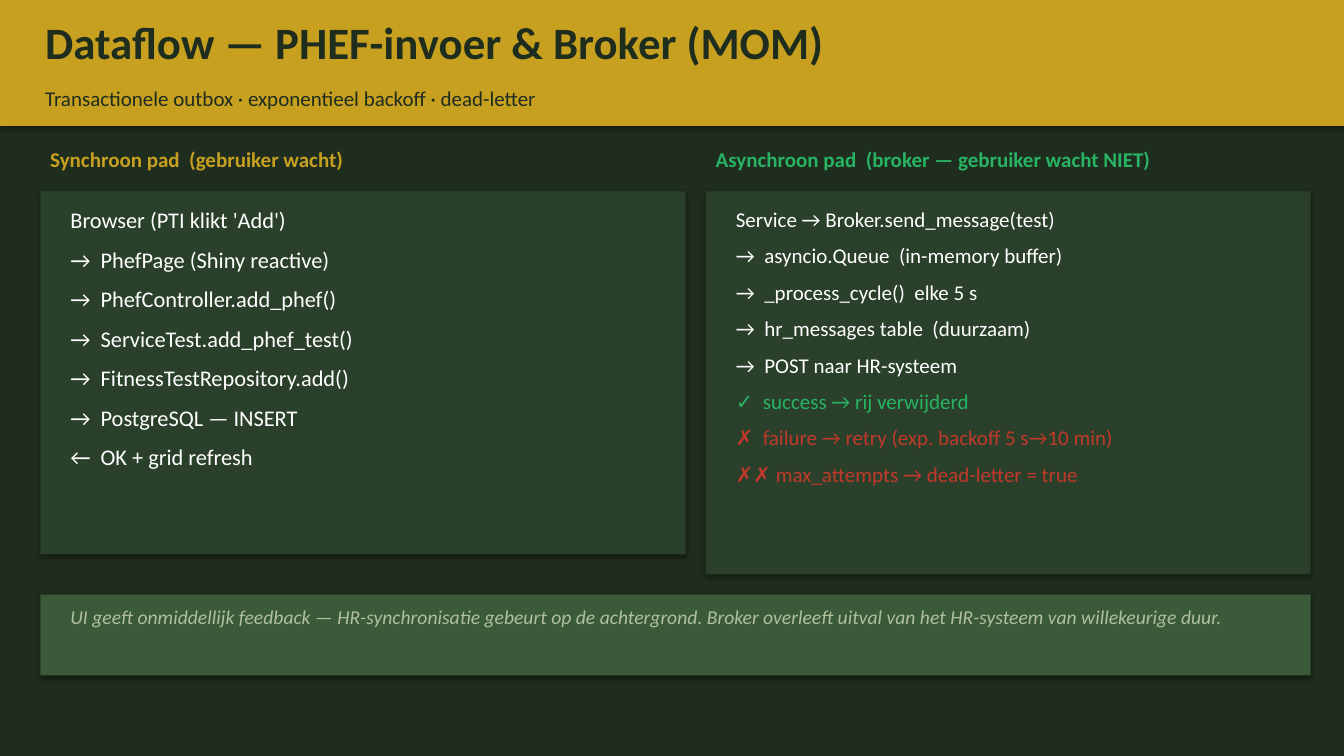
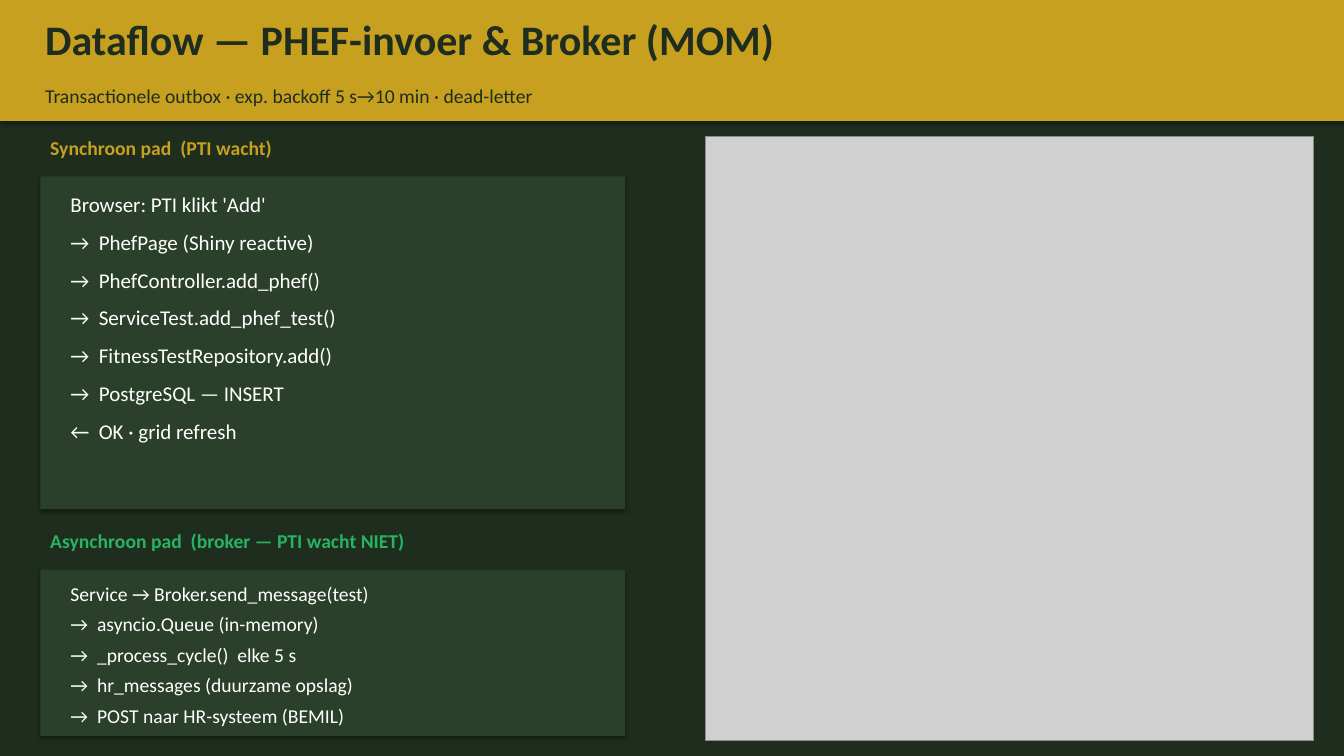
Before and after one commit to BenoitGoethals/WarriorFit, a slide deck: slide 9 of documentation/WarriorFit_Presentatie_10min_NL.pptx (slide 7 before the commit). Drawn at 1344x756 pixels with LibreOffice and Linux fonts; fonts in the diff are those of the drawing; grey boxes stand for pictures. Boxes give left, top, right and bottom in pixels: in the first picture for what was removed or moved away, otherwise in the second. Text is boxed around its words. In the diff, an @@ line names an element or a change of style, - is before the commit and + after.

Commit message:
Update 10-minute deck script: slides expanded to 17, refinements & helpers added
- Added 2 new slides and refined existing slide scripts.
- Expanded slide helpers: new functions for KPI rows, bullets, and better image handling.
- Consolidated palette and layout settings for cleaner code.
- Updated slide titles, flow, and content to reflect enhanced architecture and compliance emphasis.

```diff
--- a/documentation/WarriorFit_Presentatie_10min_NL.pptx
+++ b/documentation/WarriorFit_Presentatie_10min_NL.pptx
@@ rectangle: place and size @@
-rectangle at bbox=[0, 0, 1344, 126]
+rectangle at bbox=[0, 0, 1344, 121]
@@ text "Dataflow — PHEF-invoer & Broker ..." at bbox=[45, 24, 774, 61]: size 32 to 30 pt @@
@@ text at bbox=[45, 89, 533, 106]: text changed; size 15 to 14 pt @@
-Transactionele outbox · exponentieel backoff · dead-letter
+Transactionele outbox · exp. backoff 5 s→10 min · dead-letter
@@ text at bbox=[50, 140, 272, 158]: text changed; size 15 to 14 pt @@
-Synchroon pad (gebruiker wacht)
+Synchroon pad (PTI wacht)
@@ picture added at bbox=[706, 136, 1314, 741] @@
@@ rectangle: place and size @@
-rectangle at bbox=[40, 192, 686, 555]
+rectangle at bbox=[40, 176, 625, 509]
@@ text "Browser: PTI klikt 'Add'": place and size @@
-text "Browser: PTI klikt 'Add'" at bbox=[70, 212, 353, 469]
+text "Browser: PTI klikt 'Add'" at bbox=[70, 197, 336, 443]
@@ text at bbox=[70, 197, 265, 212]: text changed; size 16 to 15 pt @@
-Browser (PTI klikt 'Add')
+Browser: PTI klikt 'Add'
@@ rectangle removed at bbox=[706, 192, 1311, 575] @@
@@ text at bbox=[99, 235, 336, 405]: size 16 to 15 pt in "→ PhefPage (Shiny reactive)", "→ PhefController.add_phef()", "→ ServiceTest.add_phef_test()", "→ FitnessTestRepository.add()" and 1 more places @@
@@ text at bbox=[99, 424, 236, 443]: text changed; size 16 to 15 pt @@
-← OK + grid refresh
+← OK · grid refresh
@@ text at bbox=[50, 533, 405, 551]: text changed; size 15 to 14 pt @@
-Asynchroon pad (broker — gebruiker wacht NIET)
+Asynchroon pad (broker — PTI wacht NIET)
@@ rectangle removed at bbox=[40, 595, 1311, 676] @@
@@ rectangle added at bbox=[40, 570, 625, 736], fill #2A402A @@
@@ text "Service → Broker.send_message(test)": place and size @@
-text "Service → Broker.send_message(test)" at bbox=[736, 212, 1113, 486]
+text "Service → Broker.send_message(test)" at bbox=[70, 587, 368, 726]
@@ text at bbox=[70, 587, 368, 665]: size 15 to 14 pt in "Service → Broker.send_message(test)", "→ _process_cycle() elke 5 s"; less space between paragraphs @@
@@ text removed at bbox=[70, 610, 1221, 627] @@
-UI geeft onmiddellijk feedback — HR-synchronisatie gebeurt op de achtergrond. Broker overleeft uitval van het HR-systeem van willekeurige duur.
@@ text at bbox=[97, 617, 319, 634]: text changed; size 15 to 14 pt @@
-→ asyncio.Queue (in-memory buffer)
+→ asyncio.Queue (in-memory)
@@ text at bbox=[97, 678, 353, 726]: text changed; size 15 to 14 pt; text colour #C0392B to #FFFFFF @@
-→ hr_messages table (duurzaam)
-→ POST naar HR-systeem
-✓ success → rij verwijderd
-✗ failure → retry (exp. backoff 5 s→10 min)
-✗✗ max_attempts → dead-letter = true
+→ hr_messages (duurzame opslag)
+→ POST naar HR-systeem (BEMIL)
```
Also in this commit, not shown: 12 other slides changed, 4 slides added, 2 slides removed, 1 other file.
